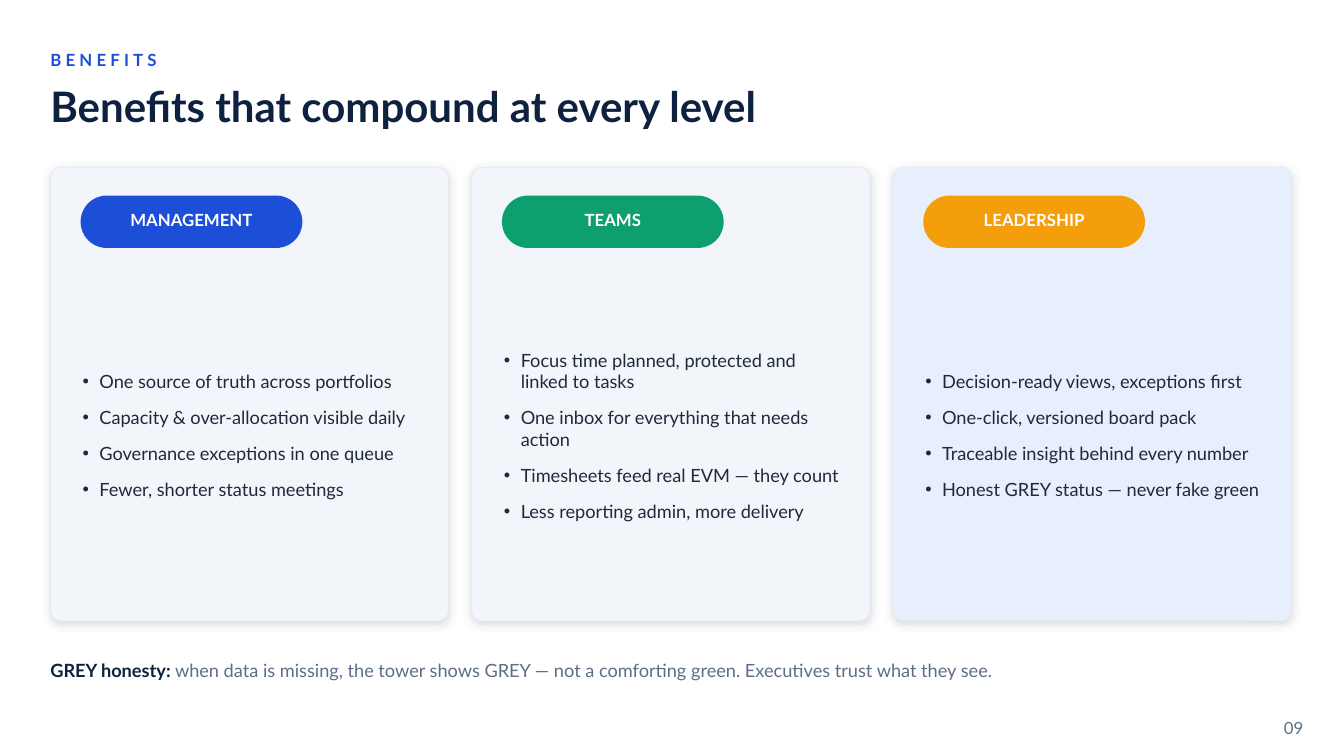
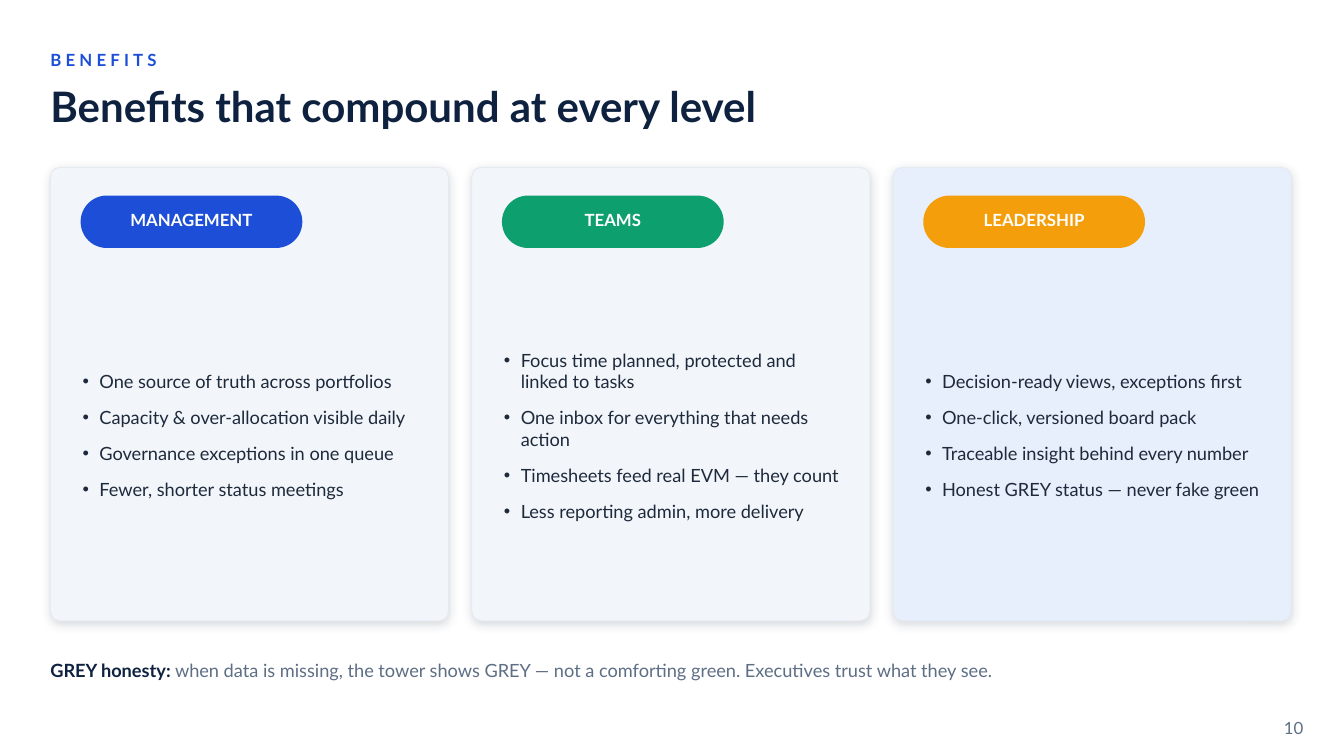
Before and after one commit to vpoomari/PM-Control-Tower, a slide deck: slide 10 of sales-deck/PM-Control-Tower-Sales-Deck.pptx (slide 9 before the commit). Drawn at 1344x756 pixels with LibreOffice and Linux fonts; fonts in the diff are those of the drawing. Boxes give left, top, right and bottom in pixels: in the first picture for what was removed or moved away, otherwise in the second. Text is boxed around its words. In the diff, an @@ line names an element or a change of style, - is before the commit and + after.

```diff
--- a/sales-deck/PM-Control-Tower-Sales-Deck.pptx
+++ b/sales-deck/PM-Control-Tower-Sales-Deck.pptx
@@ text at [1284, 722, 1303, 734]: text changed @@
-09
+10
```
Also in this commit, not shown: 14 other slides changed, 1 slide added, 38 other files.
